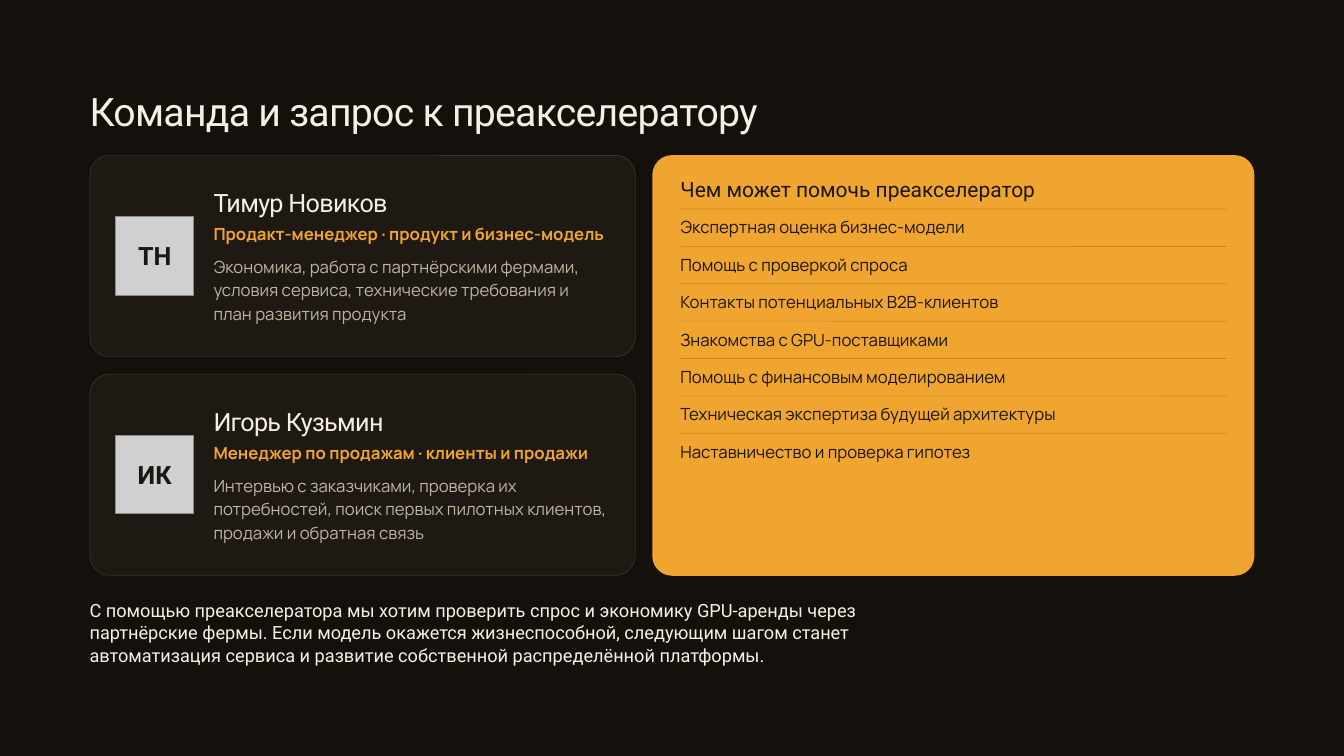
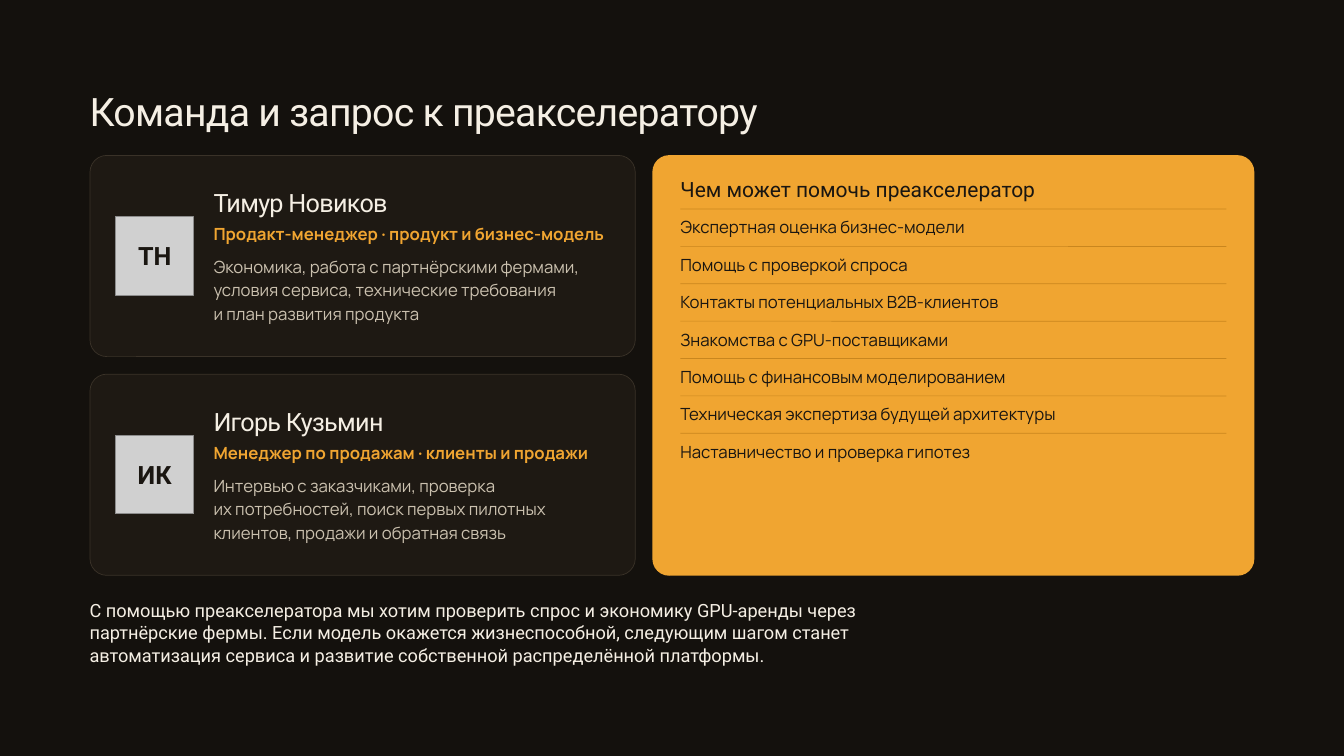
Before and after one commit to fonor11/Main, a slide deck: slide 11 of Улей — презентация для преакселератора ВШМ.pptx. Drawn at 1344x756 pixels with LibreOffice and Linux fonts; fonts in the diff are those of the drawing; grey boxes stand for pictures. Boxes give left, top, right and bottom in pixels: in the first picture for what was removed or moved away, otherwise in the second. Text is boxed around its words. In the diff, an @@ line names an element or a change of style, - is before the commit and + after.

```diff
--- a/Улей — презентация для преакселератора ВШМ.pptx
+++ b/Улей — презентация для преакселератора ВШМ.pptx
@@ rounded rectangle at <box>90,155,635,357</box>: proportions changed @@
@@ text "Экономика, работа с партнёрскими фермами, ..." at <box>214,260,579,324</box>: text colour #BFB4A1 to #CBC1AF @@
@@ rounded rectangle at <box>90,374,635,576</box>: proportions changed @@
@@ text "Интервью с заказчиками, проверка их ..." at <box>214,480,546,543</box>: text colour #BFB4A1 to #CBC1AF @@
```
Also in this commit, not shown: 8 other slides changed, 1 other file.
